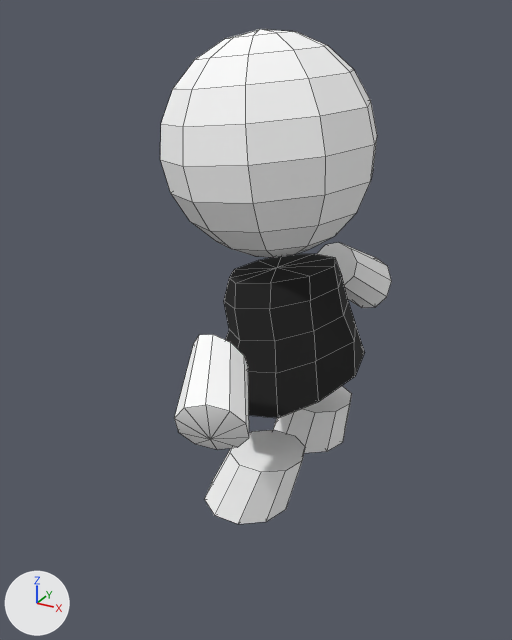
The OBJ model Assets/Animation/all/all.obj: old version first, new version second.
One viewpoint serves both versions: a 50 mm camera at (2.57, -5.23, 5.19) aimed at (-0.31, 0.01, 2.57). The lights are fixed; the arrows at lower left show +X, +Y and +Z. Mesh edges are drawn as thin lines. Where no turn or scale is listed for an object, it has been applied to the vertices.

Before the edit, the objects in view are built like this:
```python
me_all = bpy.data.meshes.new('all')
me_all.from_pydata(...)  # 228 vertices, 244 faces; spans x -1.07..0.72, y -1.72..1.71, z 1.11..5.05
# faces by material slot: [184, 60]
me_all.materials.append(mat_character_01_lambert2sg)  # white #ffffff
me_all.materials.append(mat_character_01_lambert3sg)  # black #191919
ob_all = bpy.data.objects.new('all', me_all)
ob_all.location = (0.0, 0.0, 0.0)
```
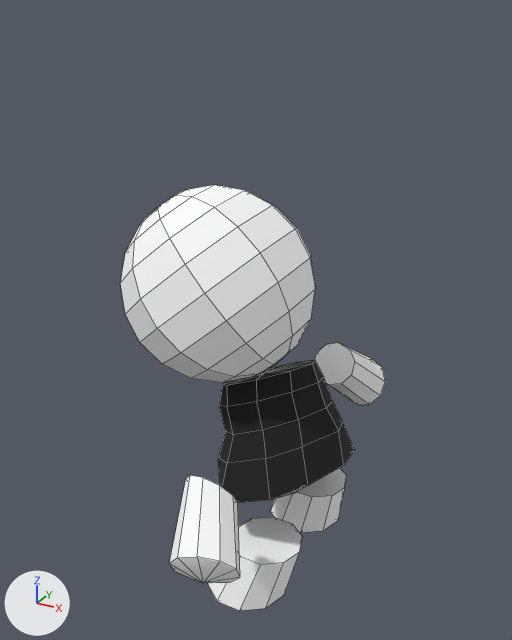
Patch to the scene script:
```diff
--- a/Assets/Animation/all/all.obj.py
+++ b/Assets/Animation/all/all.obj.py
@@ me_all @@
 me_all.from_pydata(...)  # 228 vertices, 244 faces; spans x -1.07..0.72, y -1.72..1.71, z 1.11..5.05
 # used by ob_all; location = (0.0, 0.0, 0.0)
+# me_all part 1: the loose piece of 92 vertices spanning x -1.07..0.72, y -0.86..0.86, z 3.26..5.05 is multiplied about its middle by the matrix ((0.811, -0.163, -0.562), (0.181, 0.983, -0.023), (0.557, -0.083, 0.827)), then moved by (-0.49, -0.04, -1.27)
+# me_all part 2: the loose piece of 52 vertices spanning x -0.55..0.69, y -0.87..0.83, z 1.93..3.23 is multiplied about its middle by the matrix ((0.975, 0.048, -0.216), (0.0, 0.977, 0.215), (0.221, -0.21, 0.952)), then moved by (-0.14, 0.14, -1.16)
+# me_all part 3: the loose piece of 21 vertices spanning x -0.42..0.44, y 0.24..1.0, z 1.11..1.62 is moved by (0.0, 0.0, -1.0)
+# me_all part 4: the loose piece of 21 vertices spanning x -0.46..0.44, y -0.99..-0.22, z 1.11..1.62 is moved by (0.0, 0.0, -1.0)
+# me_all part 5: the loose piece of 21 vertices spanning x -0.23..0.46, y 1.0..1.71, z 2.26..3.04 is turned -8.1 degrees about the x axis through its middle, then moved by (0.0, 0.08, -1.2)
+# me_all part 6: the loose piece of 21 vertices spanning x -0.23..0.46, y -1.72..-1.01, z 2.2..2.98 is turned 4.9 degrees about the x axis through its middle, then moved by (0.0, -0.17, -1.16)
 me_all.materials.append(mat_character_01_lambert2sg)
```

Pixel boxes [x1, y1, x2, y2] of what changed, in the pictures (512 x 640 px; the box of a moved part takes in the faces that stretch with it):
'all', reshaped (15% wider, 14% shorter)
    before: [160, 29, 391, 524]
    after: [120, 185, 385, 611]
part 1 of me_all, moved or reshaped
    before: [160, 29, 377, 257]
    after: [120, 185, 316, 383]
part 2 of me_all, moved or reshaped
    before: [224, 254, 365, 418]
    after: [218, 360, 355, 503]
part 3 of me_all, moved or reshaped
    before: [273, 386, 352, 453]
    after: [271, 468, 347, 532]
part 4 of me_all, moved or reshaped
    before: [205, 430, 305, 524]
    after: [208, 517, 302, 611]
part 5 of me_all, moved or reshaped
    before: [317, 242, 391, 308]
    after: [315, 343, 385, 405]
part 6 of me_all, moved or reshaped
    before: [174, 335, 249, 450]
    after: [169, 475, 240, 583]
